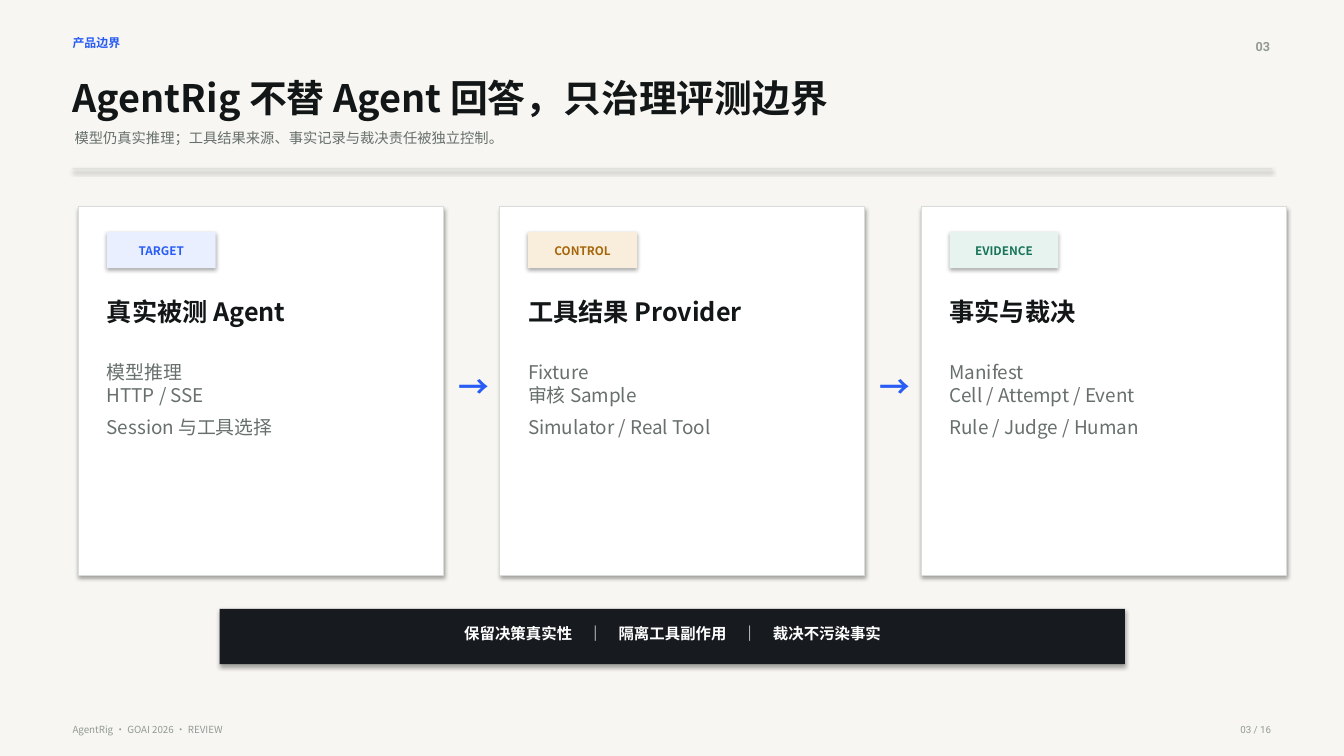
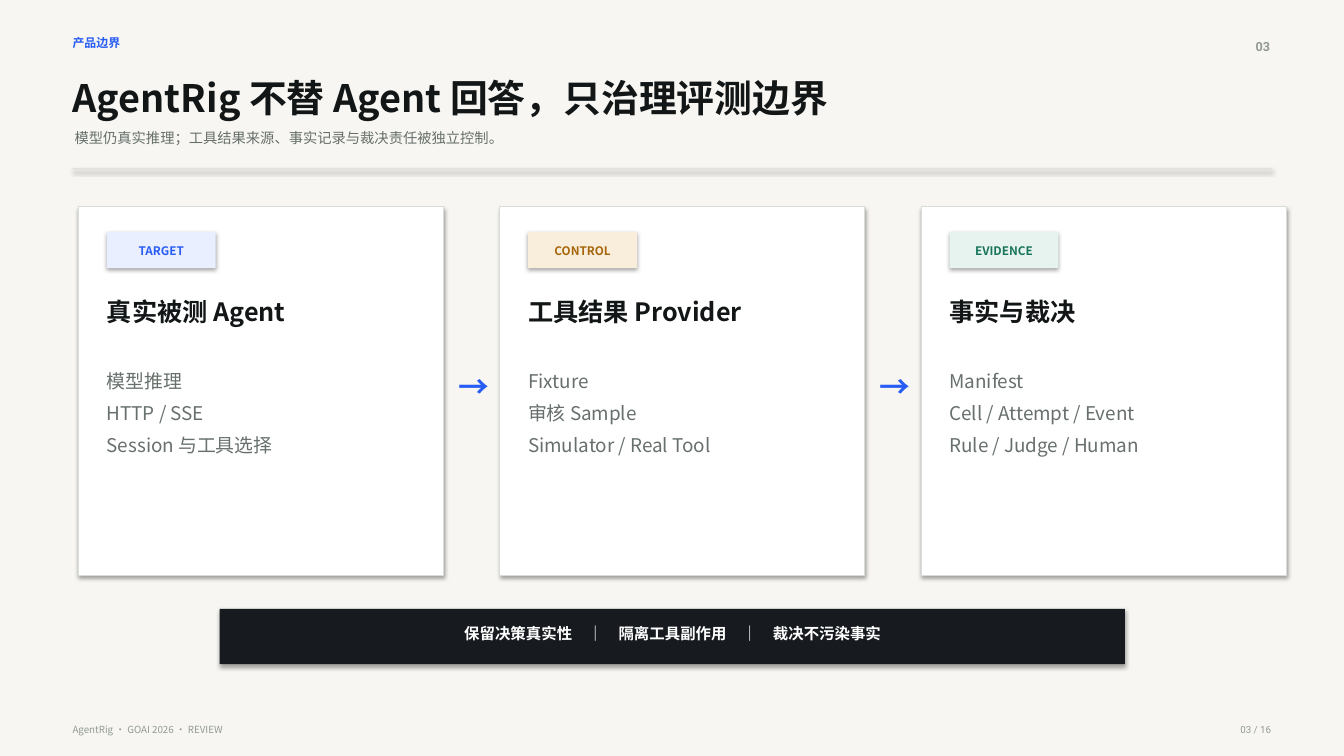
Before and after one commit to ChenCJ-io/agentrig, a slide deck: slide 3 of docs/competition/AgentRig-GOAI-2026-初赛方案.pptx. Drawn at 1344x756 pixels with LibreOffice and Linux fonts; fonts in the diff are those of the drawing. Boxes give left, top, right and bottom in pixels: in the first picture for what was removed or moved away, otherwise in the second. Text is boxed around its words. In the diff, an @@ line names an element or a change of style, - is before the commit and + after.

```diff
--- a/docs/competition/AgentRig-GOAI-2026-初赛方案.pptx
+++ b/docs/competition/AgentRig-GOAI-2026-初赛方案.pptx
@@ text at bbox=[107, 372, 272, 454]: text changed @@
-模型推理
-HTTP / SSE
-Session 与工具选择
+模型推理
+HTTP / SSE
+Session 与工具选择
@@ text at bbox=[528, 373, 710, 452]: text changed @@
-Fixture
-审核 Sample
-Simulator / Real Tool
+Fixture
+审核 Sample
+Simulator / Real Tool
@@ text at bbox=[950, 373, 1139, 457]: text changed @@
-Manifest
-Cell / Attempt / Event
-Rule / Judge / Human
+Manifest
+Cell / Attempt / Event
+Rule / Judge / Human
```
Also in this commit, not shown: 12 other slides changed, 13 other files.
